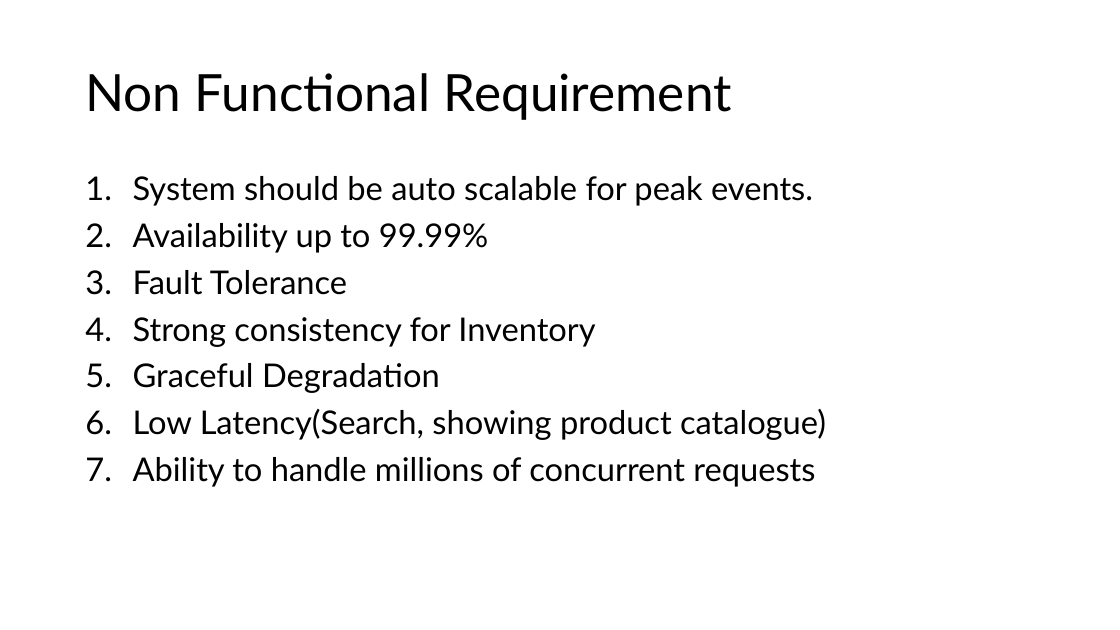
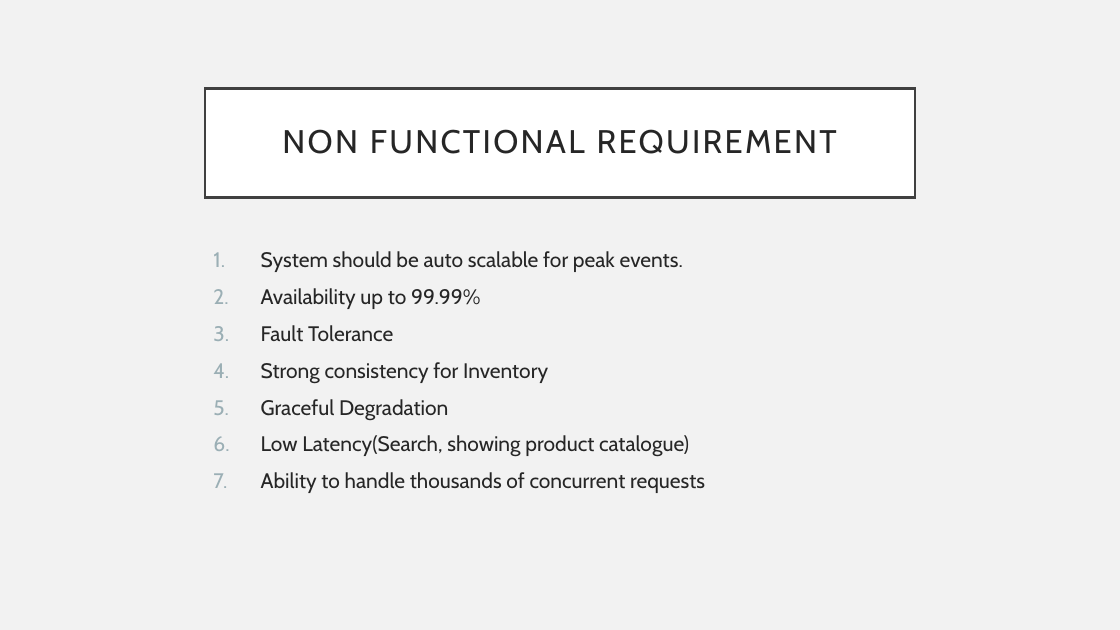
Before and after one commit to demorishi/ecommerce-demo, a slide deck: slide 4 of Documentation/E-Commerce Case Study.pptx. Drawn at 1120x630 pixels with LibreOffice and Linux fonts; fonts in the diff are those of the drawing. Boxes give left, top, right and bottom in pixels: in the first picture for what was removed or moved away, otherwise in the second. Text is boxed around its words. In the diff, an @@ line names an element or a change of style, - is before the commit and + after.

```diff
--- a/Documentation/E-Commerce Case Study.pptx
+++ b/Documentation/E-Commerce Case Study.pptx
@@ background #FFFFFF to #F2F2F2 @@
@@ title "NON FUNCTIONAL REQUIREMENT": place and size @@
-title "NON FUNCTIONAL REQUIREMENT" at (85, 73, 732, 120)
+title "NON FUNCTIONAL REQUIREMENT" at (205, 88, 915, 197)
@@ title "NON FUNCTIONAL REQUIREMENT" at (205, 88, 915, 197): fill none to #FFFFFF; outline none to #404040 2.5 pt @@
@@ title at (282, 129, 837, 154): text changed; size 44 to 28 pt; font Lato to Cabin; text colour #000000 to #262626 @@
-Non Functional Requirement
+NON FUNCTIONAL REQUIREMENT
@@ text "System should be auto scalable ...": place and size @@
-text "System should be auto scalable ..." at (133, 176, 826, 487)
+text "System should be auto scalable ..." at (261, 251, 705, 493)
@@ text at (261, 251, 689, 457): size 28 to 18 pt, font Lato to Cabin, text colour #000000 to #262626 in "System should be auto scalable for peak ...", "Availability up to 99.99%", "Fault Tolerance", "Strong consistency for Inventory" and 2 more places; line spacing 0.9 to 1 @@
@@ text at (261, 472, 705, 493): text changed; size 28 to 18 pt; font Lato to Cabin; text colour #000000 to #262626 @@
-7. Ability to handle millions of concurrent requests
+7. Ability to handle thousands of concurrent requests
```
Also in this commit, not shown: 8 other slides changed, 3 slides added, 6 other files.
